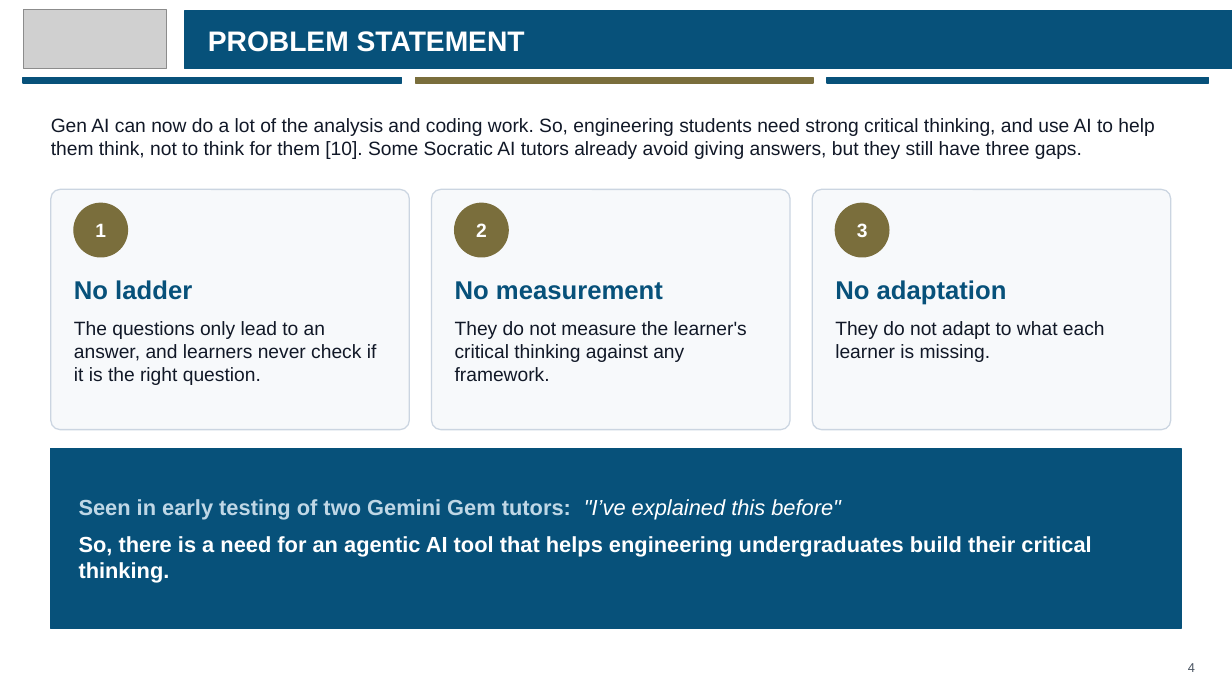
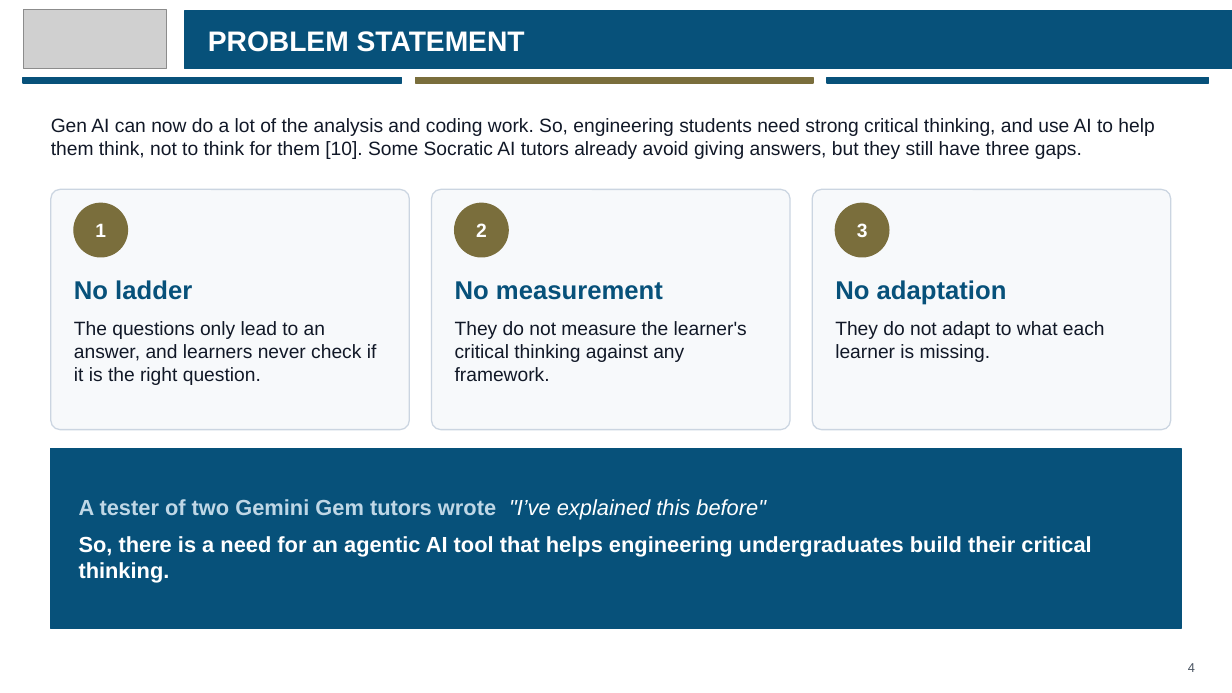
Before and after one commit to eusoffamir/Socratic-AI, a slide deck: slide 4 of docs/defence/Socratic AI Proposal Defence.pptx. Drawn at 1232x693 pixels with LibreOffice and Linux fonts; fonts in the diff are those of the drawing; grey boxes stand for pictures. Boxes give left, top, right and bottom in pixels: in the first picture for what was removed or moved away, otherwise in the second. Text is boxed around its words. In the diff, an @@ line names an element or a change of style, - is before the commit and + after.

```diff
--- a/docs/defence/Socratic AI Proposal Defence.pptx
+++ b/docs/defence/Socratic AI Proposal Defence.pptx
@@ text at [79, 499, 766, 520]: text changed @@
-Seen in early testing of two Gemini Gem tutors: "I’ve explained this before"
+A tester of two Gemini Gem tutors wrote "I’ve explained this before"
```
Also in this commit, not shown: 14 other slides changed, 1 slide removed, 8 other files.
